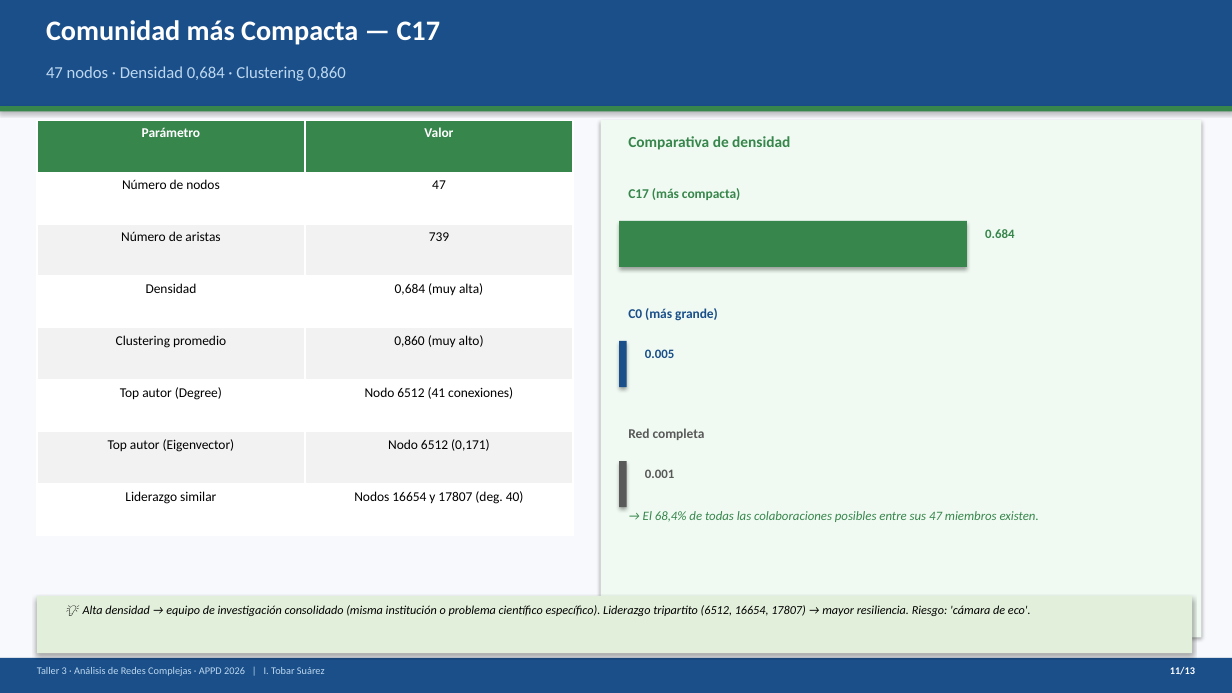
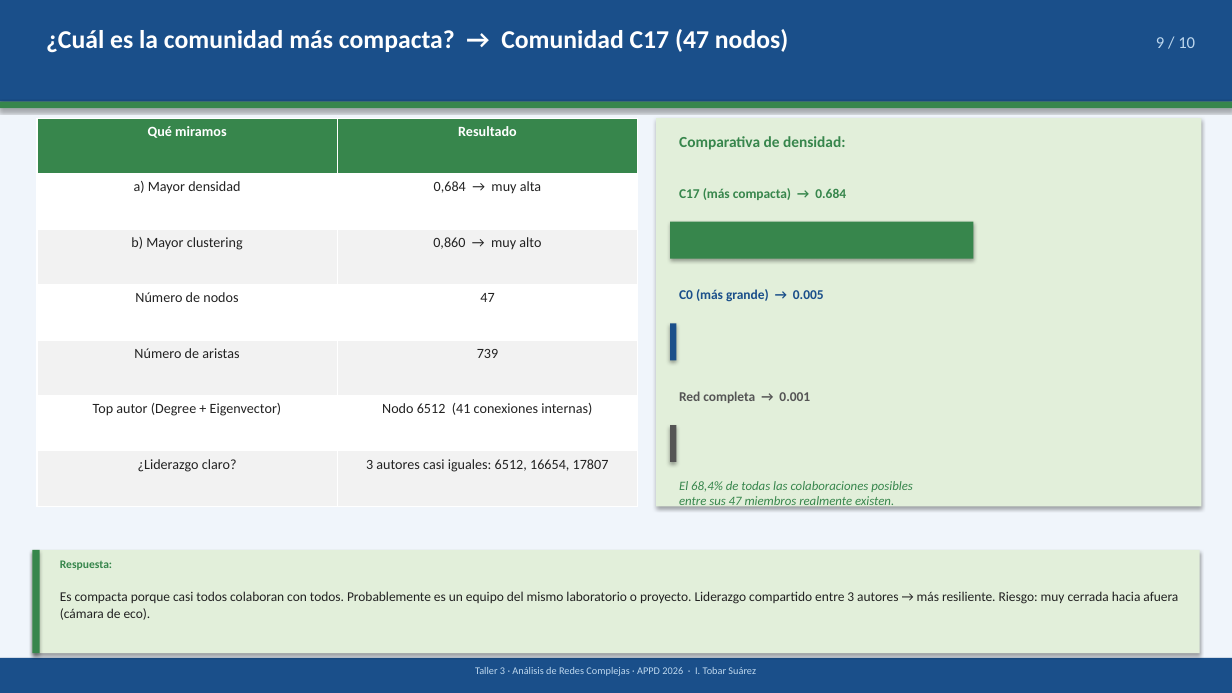
Before and after one commit to itsnaacho/TALLER-, a slide deck: slide 10 of Taller3_Presentacion.pptx (slide 11 before the commit). Drawn at 1232x693 pixels with LibreOffice and Linux fonts; fonts in the diff are those of the drawing. Boxes give left, top, right and bottom in pixels: in the first picture for what was removed or moved away, otherwise in the second. Text is boxed around its words. In the diff, an @@ line names an element or a change of style, - is before the commit and + after.

```diff
--- a/Taller3_Presentacion.pptx
+++ b/Taller3_Presentacion.pptx
@@ rectangle: place and size @@
-rectangle at [0,0,1232,106]
+rectangle at [0,0,1232,102]
@@ rectangle at [0,0,1232,693]: fill #F7F9FC to #F0F5FB @@
@@ text at [46,29,788,53]: text changed; size 22 to 20 pt @@
-Comunidad más Compacta — C17
+¿Cuál es la comunidad más compacta? → Comunidad C17 (47 nodos)
@@ text added at [1156,37,1195,48], 13 pt, text #BDD7EE @@
+9 / 10
@@ text removed at [46,66,346,81] @@
-47 nodos · Densidad 0,684 · Clustering 0,860
@@ rectangle: place and size @@
-rectangle at [0,106,1232,112]
+rectangle at [0,102,1232,108]
@@ table at [37,118,638,506] @@
-row 1: Parámetro | Valor
+row 1: Qué miramos | Resultado
+row 2: a) Mayor densidad | 0,684 → muy alta
+row 3: b) Mayor clustering | 0,860 → muy alto
-row 4: Densidad | 0,684 (muy alta)
-row 5: Clustering promedio | 0,860 (muy alto)
-row 6: Top autor (Degree) | Nodo 6512 (41 conexiones)
-row 7: Top autor (Eigenvector) | Nodo 6512 (0,171)
-row 8: Liderazgo similar | Nodos 16654 y 17807 (deg. 40)
+row 6: Top autor (Degree + Eigenvector) | Nodo 6512 (41 conexiones internas)
+row 7: ¿Liderazgo claro? | 3 autores casi iguales: 6512, 16654, 17807
@@ table: place and size @@
-table at [37,120,573,536]
+table at [37,118,638,506]
@@ rectangle: place and size @@
-rectangle at [601,120,1202,638]
+rectangle at [656,118,1202,506]
@@ rectangle at [656,118,1202,506]: fill #F0FAF2 to #E2EFDA @@
@@ text at [679,136,845,150]: text changed @@
-Comparativa de densidad
+Comparativa de densidad:
@@ text at [679,188,846,200]: text changed @@
-C17 (más compacta)
+C17 (más compacta) → 0.684
@@ rectangle: place and size @@
-rectangle at [619,221,967,267]
+rectangle at [670,222,973,259]
@@ text removed at [985,229,1014,238] @@
-0.684
@@ text at [679,289,824,302]: text changed @@
-C0 (más grande)
+C0 (más grande) → 0.005
@@ rectangle added at [670,323,677,360], fill #1A4F8A @@
@@ text removed at [645,349,674,358] @@
-0.005
@@ text at [679,391,810,403]: text changed; text colour #595959 to #555555 @@
-Red completa
+Red completa → 0.001
@@ rectangle: place and size @@
-rectangle at [619,341,627,387]
+rectangle at [670,425,677,462]
@@ rectangle at [670,425,677,462]: fill #1A4F8A to #555555 @@
@@ text removed at [645,469,674,478] @@
-0.001
@@ text at [679,481,913,509]: text changed @@
-→ El 68,4% de todas las colaboraciones posibles entre sus 47 miembros existen.
+El 68,4% de todas las colaboraciones posibles
+entre sus 47 miembros realmente existen.
@@ rectangle: place and size @@
-rectangle at [37,596,1192,653]
+rectangle at [32,550,1200,653]
@@ rectangle: place and size @@
-rectangle at [619,461,627,507]
+rectangle at [32,550,40,653]
@@ rectangle at [32,550,40,653]: fill #595959 to #37864C @@
@@ text added at [60,560,112,570], 9 pt, text #37864C, bold @@
+Respuesta:
@@ text at [60,591,1178,620]: text changed; size 9.5 to 10.5 pt; text colour #000000 to #222222; italic off @@
-💡 Alta densidad → equipo de investigación consolidado (misma institución o problema científico específico). Liderazgo tripartito (6512, 16654, 17807) → mayor resiliencia. Riesgo: 'cámara de eco'.
+Es compacta porque casi todos colaboran con todos. Probablemente es un equipo del mismo laboratorio o proyecto. Liderazgo compartido entre 3 autores → más resiliente. Riesgo: muy cerrada hacia afuera (cámara de eco).
@@ text at [475,667,756,676]: text changed @@
-Taller 3 · Análisis de Redes Complejas · APPD 2026 | I. Tobar Suárez
+Taller 3 · Análisis de Redes Complejas · APPD 2026 · I. Tobar Suárez
@@ text removed at [1170,667,1195,675] @@
-11/13
```
Also in this commit, not shown: 9 other slides changed, 2 slides added, 3 slides removed, 1 other file.
